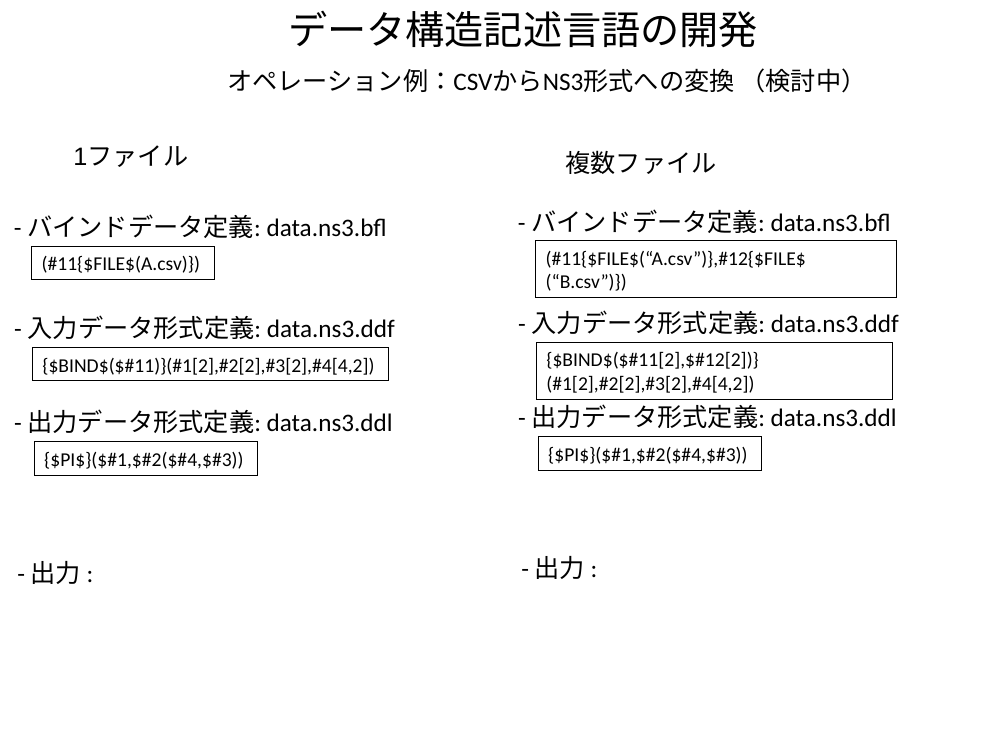
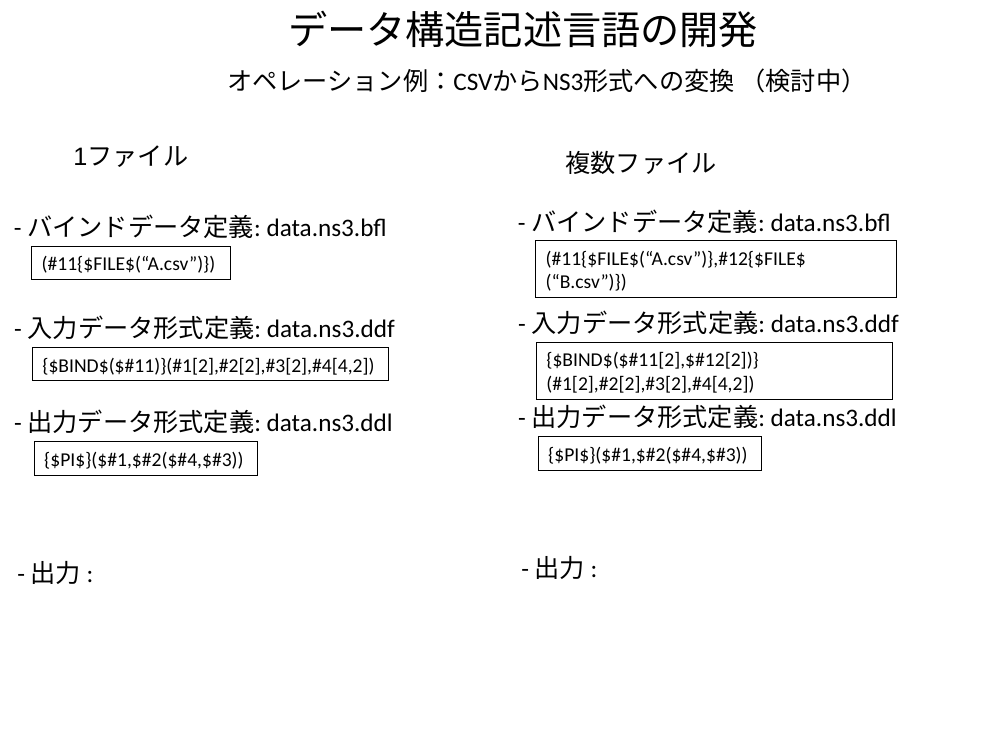
Before and after one commit to kouamano/RECURSIVE-SYSTEM, a slide deck: slide 6 of Document/tq_op_example.odp. Drawn at 1008x756 pixels with LibreOffice and Linux fonts; fonts in the diff are those of the drawing. Boxes give left, top, right and bottom in pixels: in the first picture for what was removed or moved away, otherwise in the second. Text is boxed around its words. In the diff, an @@ line names an element or a change of style, - is before the commit and + after.

Commit message:
add

```diff
--- a/Document/tq_op_example.odp
+++ b/Document/tq_op_example.odp
@@ rectangle "(#11{$FILE$(“A.csv”)})": place and size @@
-rectangle "(#11{$FILE$(“A.csv”)})" at [31, 246, 214, 279]
+rectangle "(#11{$FILE$(“A.csv”)})" at [31, 246, 230, 279]
@@ text in rectangle at [42, 256, 216, 273]: text changed @@
-(#11{$FILE$(A.csv)})
+(#11{$FILE$(“A.csv”)})
```
Also in this commit, not shown: 1 slide added.
